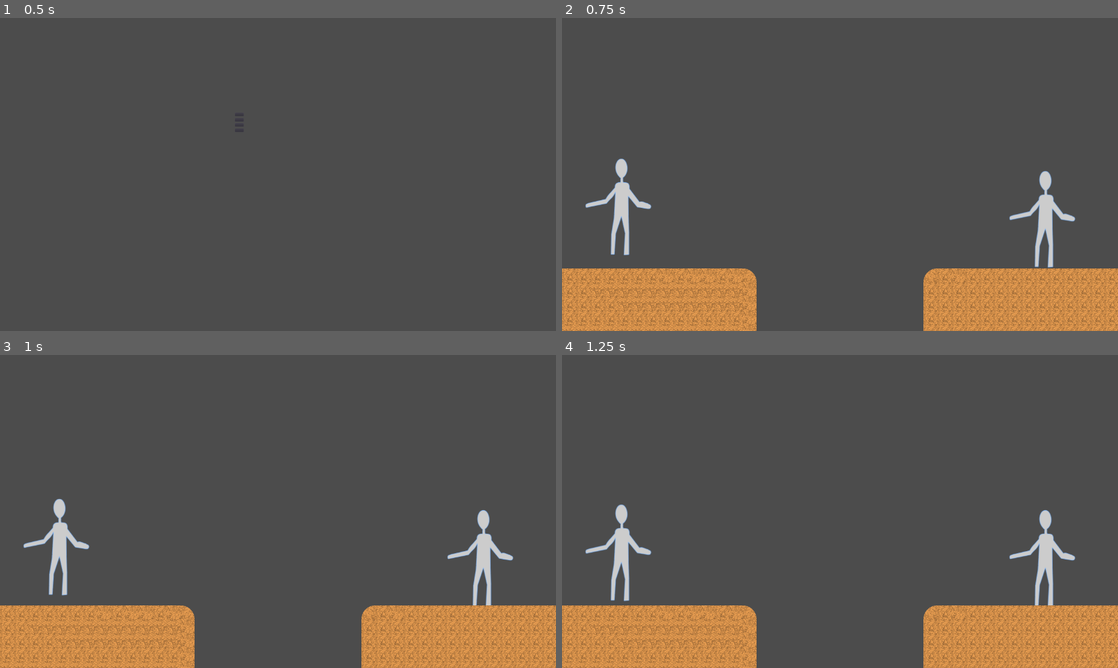
Above: before the commit, frames 1-4 (two rows, left to right).
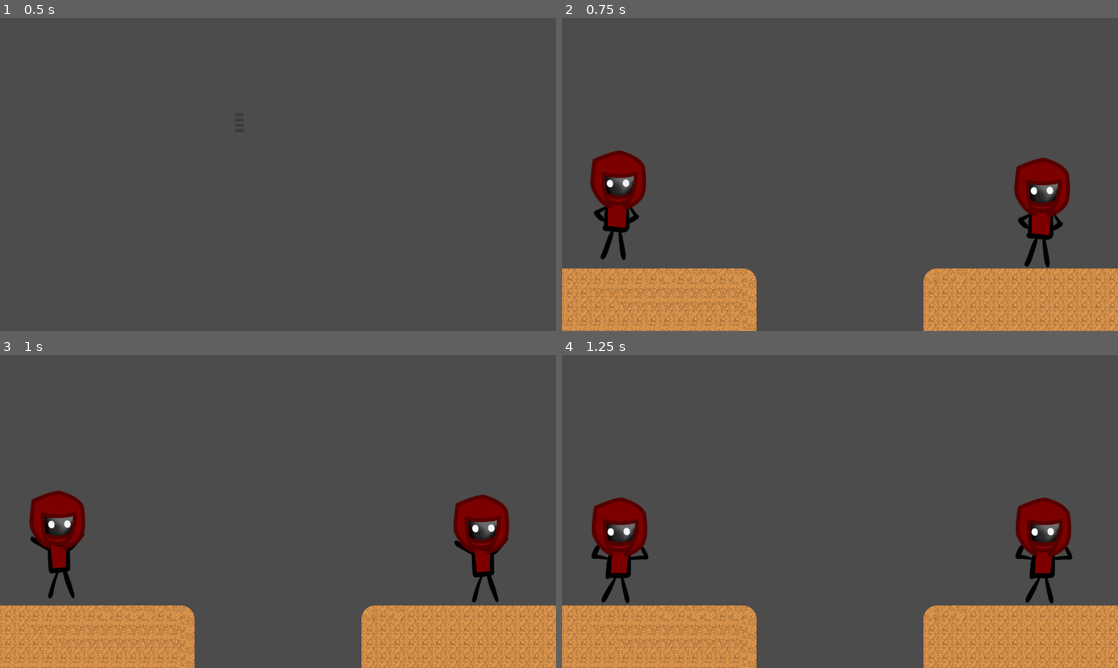
Above: after the commit, the same moments.

Repository: DandyGames/LudumDare48
Game: Godot game, scene res://Scenes/Menu/MainMenu.tscn
Two runs of this game, one before a commit and one after it. Both use one fixed random seed, a clock stepped at 60 frames per second and the inputs below.
Inputs:
- Up to frame 1 (0.5 s): no input
- Up to frame 2 (0.75 s): click "Start" at 0.5 s
- Up to frame 3 (1 s): no input
- Up to frame 4 (1.25 s): no input

Frame 1 is identical in both runs. In frame 2, 4.7% of the frame differs, in the area x 4-93%, y 42-80%; in frame 3, 4.4%; in frame 4, 4.4%.

Commit message:
Add files via upload

Diff:
--- a/Images/Sprites/PlayerSprite.tres
+++ b/Images/Sprites/PlayerSprite.tres
@@ -1,18 +1,43 @@
-[gd_resource type="SpriteFrames" load_steps=4 format=2]
+[gd_resource type="SpriteFrames" load_steps=19 format=2]
 
-[ext_resource path="res://Images/Sprites/Idle.svg" type="Texture" id=1]
-[ext_resource path="res://Images/Sprites/walk0.svg" type="Texture" id=2]
-[ext_resource path="res://Images/Sprites/walk1.svg" type="Texture" id=3]
+[ext_resource path="res://Images/Sprites/Player1/0-0.PNG" type="Texture" id=1]
+[ext_resource path="res://Images/Sprites/Player1/0-1.PNG" type="Texture" id=2]
+[ext_resource path="res://Images/Sprites/Player1/0-3.PNG" type="Texture" id=3]
+[ext_resource path="res://Images/Sprites/Player1/0-2.PNG" type="Texture" id=4]
+[ext_resource path="res://Images/Sprites/Player1/0-4.PNG" type="Texture" id=5]
+[ext_resource path="res://Images/Sprites/Player1/1-1.PNG" type="Texture" id=6]
+[ext_resource path="res://Images/Sprites/Player1/1-0.PNG" type="Texture" id=7]
+[ext_resource path="res://Images/Sprites/Player1/1-2.PNG" type="Texture" id=8]
+[ext_resource path="res://Images/Sprites/Player1/1-3.PNG" type="Texture" id=9]
+[ext_resource path="res://Images/Sprites/Player1/1-4.PNG" type="Texture" id=10]
+[ext_resource path="res://Images/Sprites/Player1/2-0.PNG" type="Texture" id=11]
+[ext_resource path="res://Images/Sprites/Player1/2-1.PNG" type="Texture" id=12]
+[ext_resource path="res://Images/Sprites/Player1/2-2.PNG" type="Texture" id=13]
+[ext_resource path="res://Images/Sprites/Player1/2-3.PNG" type="Texture" id=14]
+[ext_resource path="res://Images/Sprites/Player1/3-0.PNG" type="Texture" id=15]
+[ext_resource path="res://Images/Sprites/Player1/3-1.PNG" type="Texture" id=16]
+[ext_resource path="res://Images/Sprites/Player1/3-2.PNG" type="Texture" id=17]
+[ext_resource path="res://Images/Sprites/Player1/3-3.PNG" type="Texture" id=18]
 
 [resource]
 animations = [ {
-"frames": [ ExtResource( 1 ) ],
+"frames": [ ExtResource( 7 ), ExtResource( 6 ), ExtResource( 8 ), ExtResource( 9 ), ExtResource( 10 ) ],
 "loop": true,
-"name": "idle",
+"name": "p1_walkleft",
+"speed": 8.0
+}, {
+"frames": [ ExtResource( 11 ), ExtResource( 12 ), ExtResource( 13 ), ExtResource( 14 ) ],
+"loop": false,
+"name": "p1_fall",
 "speed": 5.0
 }, {
-"frames": [ ExtResource( 2 ), ExtResource( 3 ) ],
+"frames": [ ExtResource( 17 ), ExtResource( 17 ), ExtResource( 15 ), ExtResource( 18 ), ExtResource( 16 ) ],
 "loop": true,
-"name": "walkright",
-"speed": 5.0
+"name": "p1_idle",
+"speed": 4.0
+}, {
+"frames": [ ExtResource( 1 ), ExtResource( 2 ), ExtResource( 4 ), ExtResource( 3 ), ExtResource( 5 ) ],
+"loop": true,
+"name": "p1_walkright",
+"speed": 8.0
 } ]
--- a/Scenes/Game/Player.tscn
+++ b/Scenes/Game/Player.tscn
@@ -6,21 +6,22 @@
 [ext_resource path="res://Scenes/UI/F_SmallFont.tres" type="DynamicFont" id=4]
 
 [sub_resource type="CapsuleShape2D" id=1]
-radius = 37.9628
-height = 151.356
+radius = 68.2662
+height = 124.137
 
 [node name="RigidBody2D" type="RigidBody2D"]
 mode = 2
 script = ExtResource( 2 )
 anims = ExtResource( 1 )
 
+[node name="CollisionShape2D" type="CollisionShape2D" parent="."]
+shape = SubResource( 1 )
+
 [node name="AnimatedSprite" type="AnimatedSprite" parent="."]
 frames = ExtResource( 1 )
-animation = "idle"
+animation = "p1_idle"
+frame = 1
 playing = true
-
-[node name="CollisionShape2D" type="CollisionShape2D" parent="."]
-shape = SubResource( 1 )
 
 [node name="Name" parent="." instance=ExtResource( 3 )]
 margin_top = -96.0
--- /dev/null
+++ b/Scenes/UI/Collectable.tscn
@@ -0,0 +1,12 @@
+[gd_scene load_steps=2 format=2]
+
+[sub_resource type="RectangleShape2D" id=1]
+
+[node name="Collectable" type="Node2D"]
+
+[node name="StaticBody2D" type="StaticBody2D" parent="."]
+
+[node name="CollisionShape2D" type="CollisionShape2D" parent="StaticBody2D"]
+shape = SubResource( 1 )
+
+[node name="Sprite" type="Sprite" parent="StaticBody2D"]
--- a/Scripts/Player.gd
+++ b/Scripts/Player.gd
@@ -14,16 +14,16 @@
 	AnimIdleRight()
 func AnimIdleRight():
 	$AnimatedSprite.flip_h = false
-	$AnimatedSprite.play('idle')
+	$AnimatedSprite.play('p1_idle')
 
 func AnimIdleLeft():
 	$AnimatedSprite.flip_h = true
-	$AnimatedSprite.play('idle')
+	$AnimatedSprite.play('p1_idle')
 
 func AnimWalkRight():
 	$AnimatedSprite.flip_h = false
-	$AnimatedSprite.play('walkright')
+	$AnimatedSprite.play('p1_walkright')
 
 func AnimWalkLeft():
-	$AnimatedSprite.flip_h = true
-	$AnimatedSprite.play('walkright')
+	$AnimatedSprite.flip_h = false
+	$AnimatedSprite.play('p1_walkleft')
Binary file added: Images/Sprites/Ludum Dare Player 1.png
Not shown, added: Images/Sprites/Ludum Dare Player 1.png.import
Binary file added: Images/Sprites/Player1/0-0.PNG
Not shown, added: Images/Sprites/Player1/0-0.PNG.import
Binary file added: Images/Sprites/Player1/0-1.PNG
Not shown, added: Images/Sprites/Player1/0-1.PNG.import
Binary file added: Images/Sprites/Player1/0-2.PNG
Not shown, added: Images/Sprites/Player1/0-2.PNG.import
Binary file added: Images/Sprites/Player1/0-3.PNG
Not shown, added: Images/Sprites/Player1/0-3.PNG.import
Binary file added: Images/Sprites/Player1/0-4.PNG
Not shown, added: Images/Sprites/Player1/0-4.PNG.import
(and 30 more such lines)
